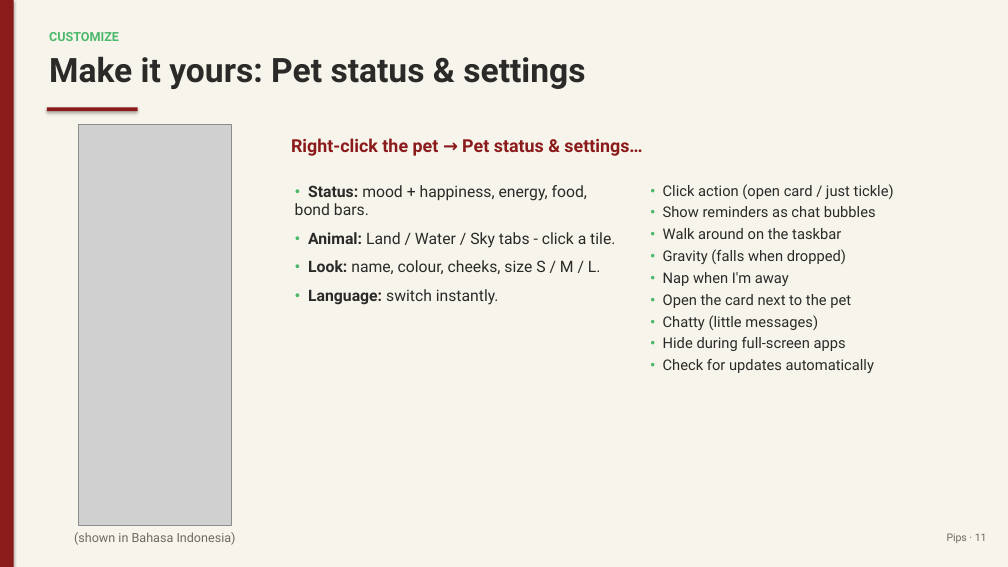
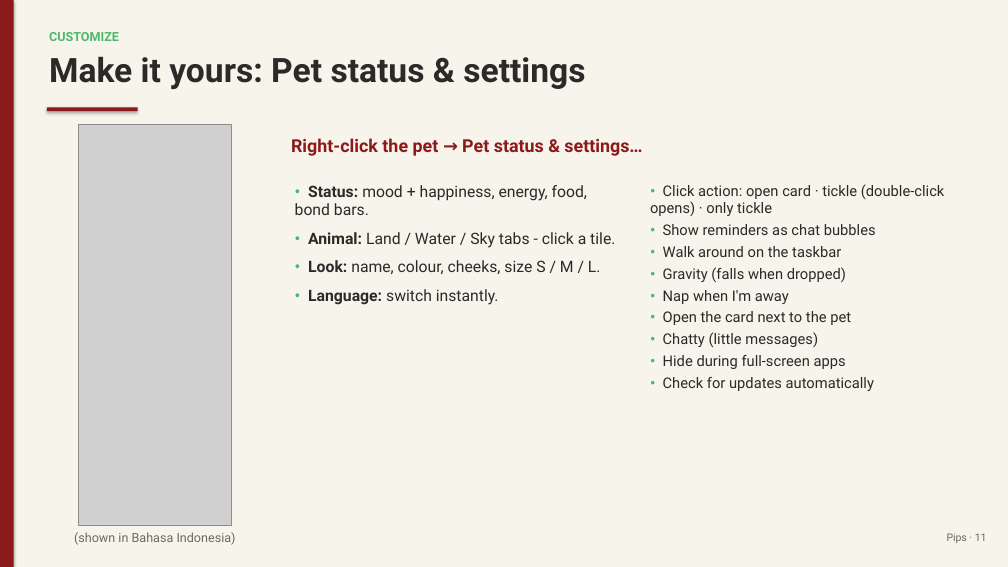
Before and after one commit to juw12/projects, a slide deck: slide 11 of apps/pips/web/download/Pips-Guide.pptx. Drawn at 1008x567 pixels with LibreOffice and Linux fonts; fonts in the diff are those of the drawing; grey boxes stand for pictures. Boxes give left, top, right and bottom in pixels: in the first picture for what was removed or moved away, otherwise in the second. Text is boxed around its words. In the diff, an @@ line names an element or a change of style, - is before the commit and + after.

Commit message:
pips 2.1.2: Tickle-only mode

```diff
--- a/apps/pips/web/download/Pips-Guide.pptx
+++ b/apps/pips/web/download/Pips-Guide.pptx
@@ text at [650,184,945,216]: text changed @@
-• Click action (open card / just tickle)
+• Click action: open card · tickle (double-click opens) · only tickle
```
Also in this commit, not shown: 4 other slides changed, 8 other files.
